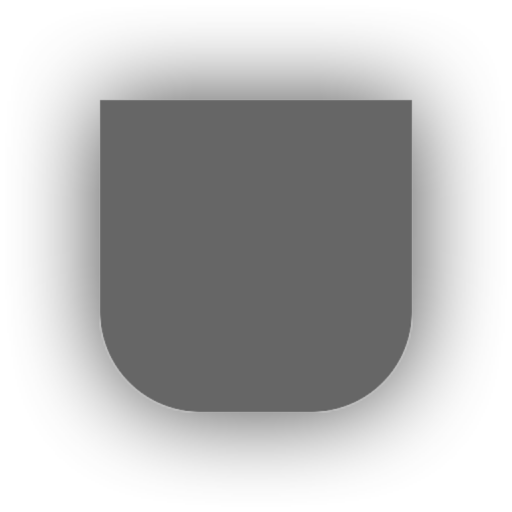
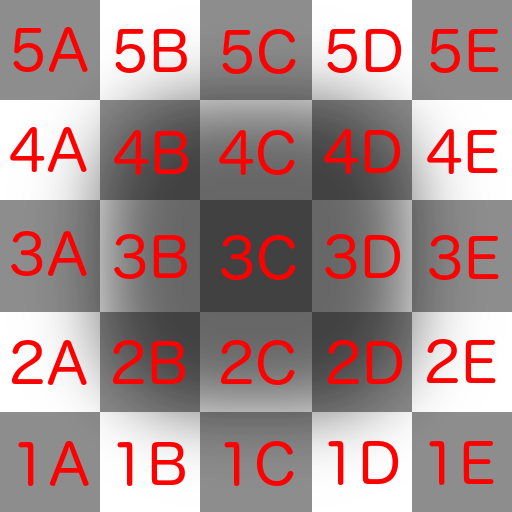
Before/after of a 512 x 512 layered artwork. What changed in the layer stack:
removed layer "Drop Shadow副本 #1" (was 60%) over [left=256, top=99, right=413, bottom=413]
added group "Grid Num" with 26 layers above "Num" over [left=0, top=0, right=512, bottom=512]
added layer "5D" in group "Grid Num" over [left=327, top=29, right=402, bottom=73]
added layer "5C" in group "Grid Num" over [left=222, top=29, right=296, bottom=74]
added layer "5A" in group "Grid Num" over [left=13, top=27, right=88, bottom=72]
added layer "4D" in group "Grid Num" over [left=324, top=129, right=401, bottom=174]
added layer "4C" in group "Grid Num" over [left=219, top=130, right=295, bottom=175]
added layer "4B" in group "Grid Num" over [left=114, top=130, right=188, bottom=175]
added layer "4A" in group "Grid Num" over [left=10, top=127, right=87, bottom=172]
added layer "3D" in group "Grid Num" over [left=325, top=234, right=401, bottom=279]
added layer "3C" in group "Grid Num" over [left=221, top=235, right=296, bottom=280]
added layer "3B" in group "Grid Num" over [left=114, top=234, right=187, bottom=279]
added layer "3A" in group "Grid Num" over [left=11, top=231, right=87, bottom=276]
added layer "2D" in group "Grid Num" over [left=327, top=340, right=403, bottom=384]
added layer "2C" in group "Grid Num" over [left=220, top=340, right=295, bottom=385]
added layer "2B" in group "Grid Num" over [left=112, top=340, right=185, bottom=384]
added layer "2A" in group "Grid Num" over [left=11, top=340, right=87, bottom=385]
added layer "Grid" (50%) in group "Grid Num" over [left=0, top=0, right=512, bottom=512]
added layer "Drop Shadow #1" (60%) above "coords" over [left=3, top=3, right=509, bottom=510]
hid "Drop Shadow", painted on it over [left=4, top=4, right=509, bottom=509]
removed layer "shadow.svg副本 #2" over [left=256, top=5, right=507, bottom=507]
removed layer "shadow.svg副本" over [left=5, top=5, right=256, bottom=507]
…and 10 more changes (10 added)
